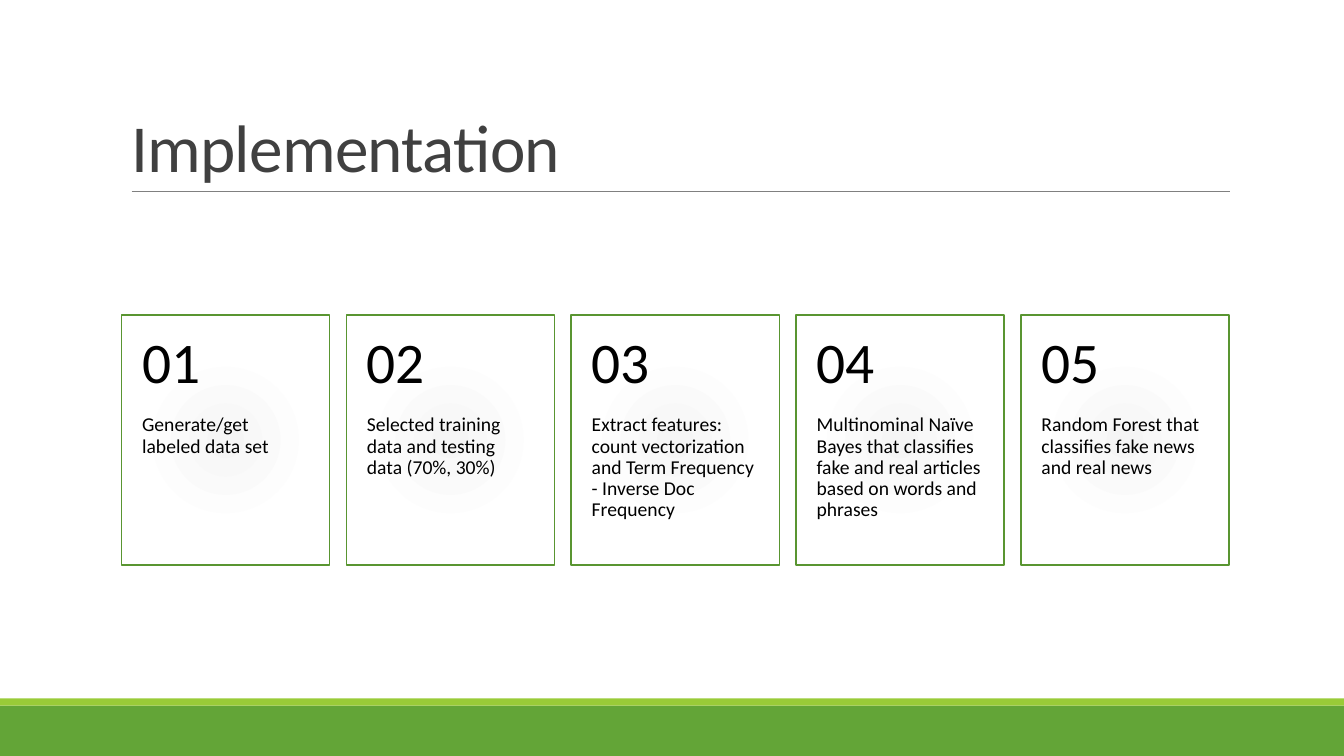
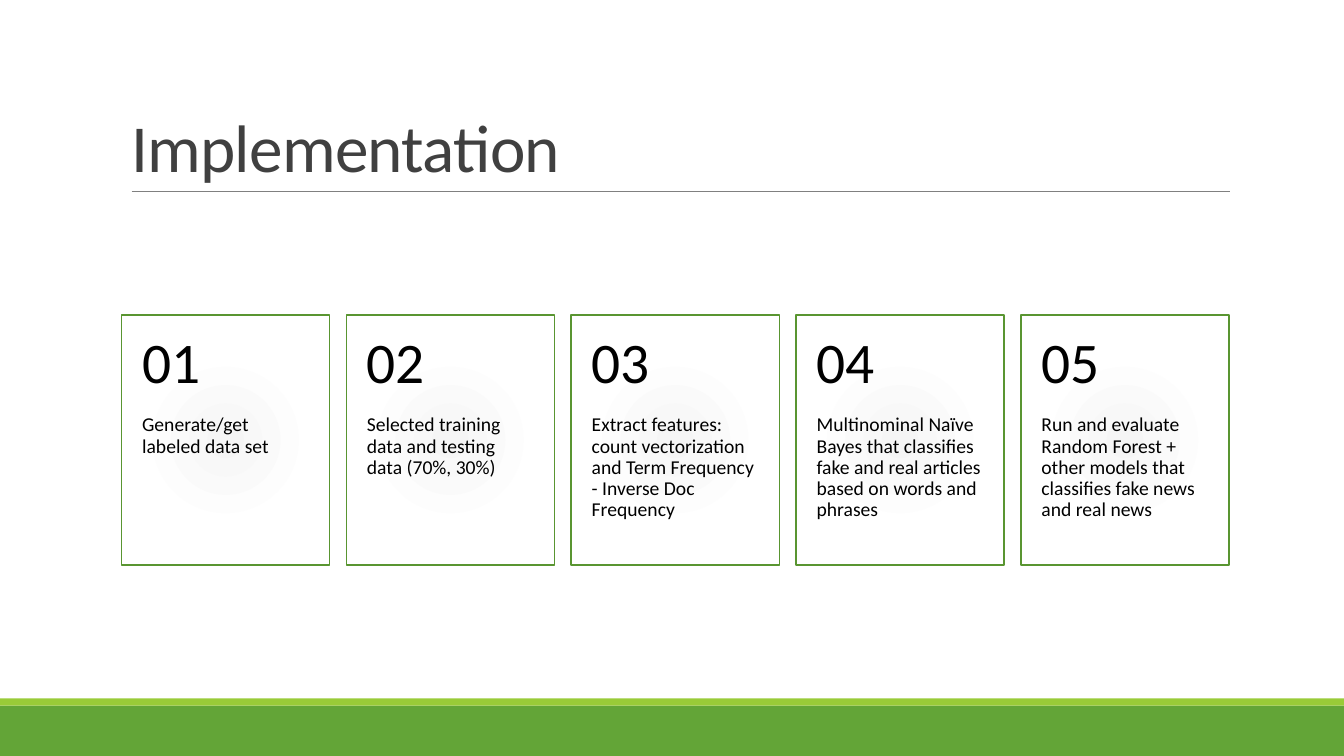
Before and after one commit to LinghanX/Project_Veritas, a slide deck: slide 6 of presentations/FakeNews_Final.pptx. Drawn at 1344x756 pixels with LibreOffice and Linux fonts; fonts in the diff are those of the drawing. Boxes give left, top, right and bottom in pixels: in the first picture for what was removed or moved away, otherwise in the second. Text is boxed around its words. In the diff, an @@ line names an element or a change of style, - is before the commit and + after.

```diff
--- a/presentations/FakeNews_Final.pptx
+++ b/presentations/FakeNews_Final.pptx
@@ text at box(1041, 417, 1195, 516): text changed @@
-Random Forest that classifies fake news and real news
+Run and evaluate Random Forest + other models that classifies fake news and real news
```
Also in this commit, not shown: 3 other slides changed, 1 other file.
